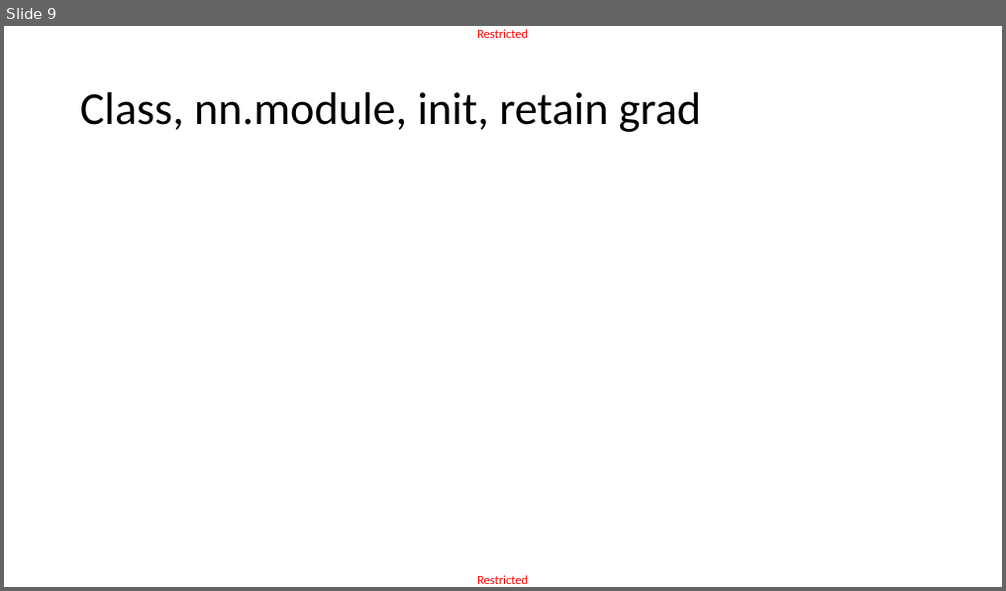
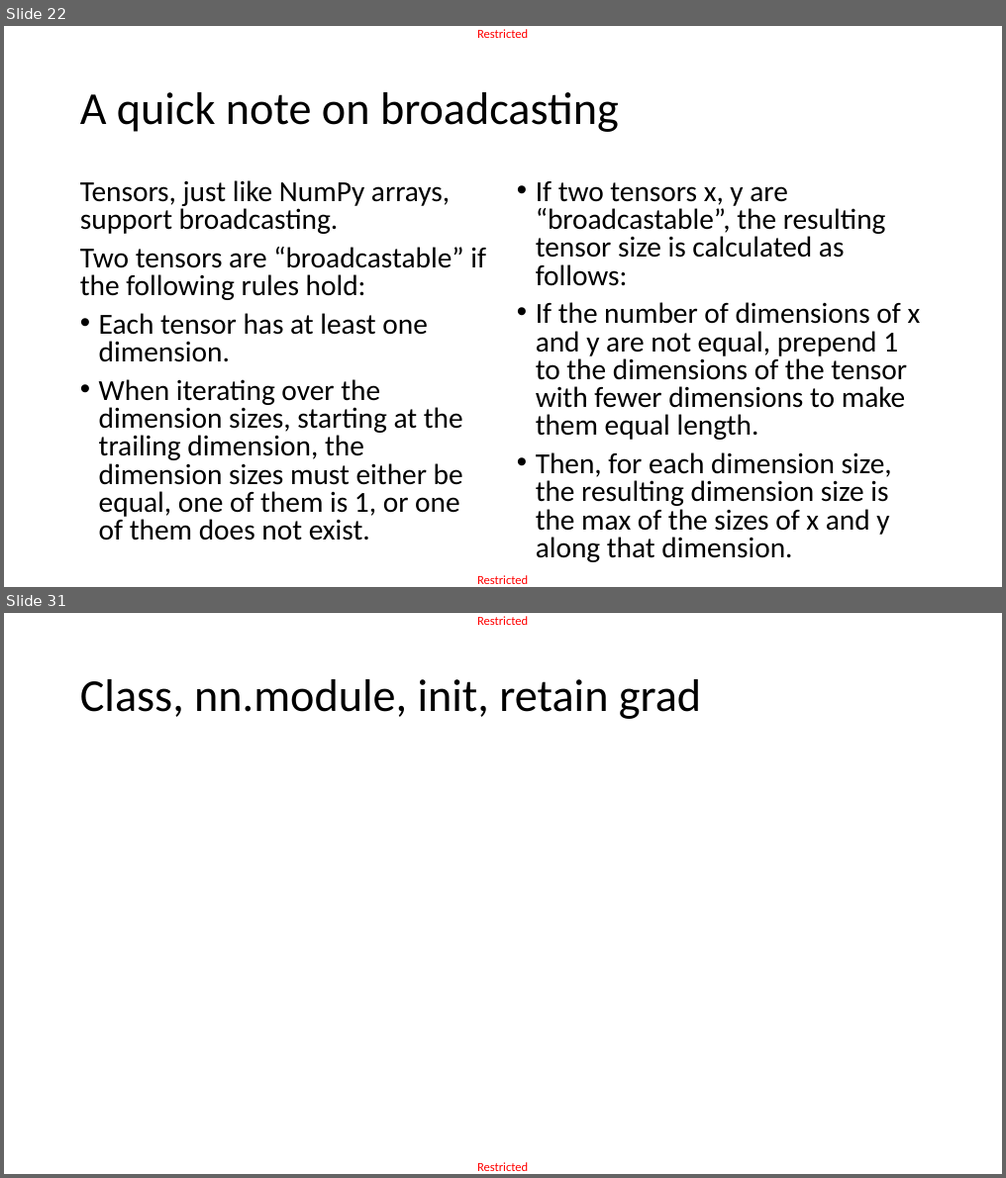
Before and after one commit to matthieudemari/SUTD_DL_50_039, a slide deck: W3/0. All/W3.pptx. Shown one above the other, each under a label of ours: slide 9 before the commit, slides 22 and 31 after it; the slides between them are not shown. The pictures are 1006x591 and 1006x1178 pixels, drawn with LibreOffice and Linux fonts; fonts in the diff are those of the drawing. Boxes give left, top, right and bottom in pixels: in the first picture for what was removed or moved away, otherwise in the second. Text is boxed around its words. In the diff, an @@ line names an element or a change of style, - is before the commit and + after.

```diff
--- a/W3/0. All/W3.pptx
+++ b/W3/0. All/W3.pptx
@@ slide 22 added at <box>4,26,1002,587</box>, background #FFFFFF; not listed: 2 template elements that a slide beside it also shows @@
@@ title added at <box>80,92,619,132</box>, 44 pt, text #000000 @@
+A quick note on broadcasting
@@ text added at <box>80,180,486,541</box>, 28 pt, text #000000 @@
+Tensors, just like NumPy arrays, support broadcasting.
+Two tensors are “broadcastable” if the following rules hold:
+• Each tensor has at least one dimension.
+• When iterating over the dimension sizes, starting at the trailing dimension, the dimension sizes must either be equal, one of them is 1, or one of them does not exist.
@@ text added at <box>536,181,921,563</box>, 28 pt, text #000000 @@
+• If two tensors x, y are “broadcastable”, the resulting tensor size is calculated as follows:
+• If the number of dimensions of x and y are not equal, prepend 1 to the dimensions of the tensor with fewer dimensions to make them equal length.
+• Then, for each dimension size, the resulting dimension size is the max of the sizes of x and y along that dimension.
@@ what was slide 9 is now slide 31 @@
```
Also in this commit, not shown: 27 other slides added, 6 slides removed, 1 other file.
